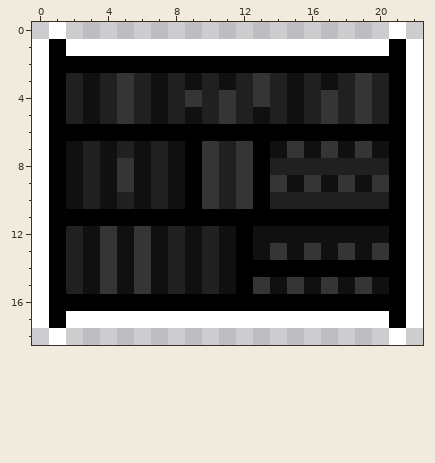
Edited in one commit: pixel-art sprite (game/assets/images/store_cabinet_glow.png). That is the earlier state.
The file is 23x19 pixels.
Once edited:
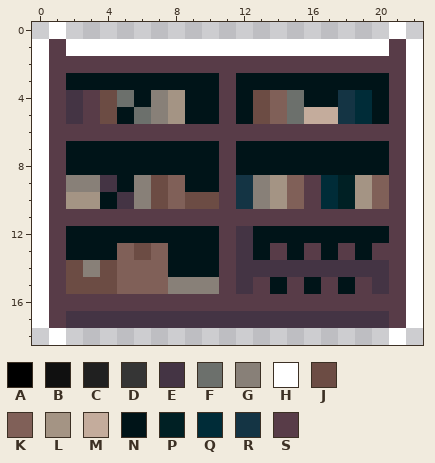
Palette (. is transparent): A #000000  B #101010  C #202020  D #353535  E #443444  F #6c706c  G #888078  H #ffffff  J #6c4c44  K #806058  L #a49484  M #c4ac9c  N #001418  P #002024  Q #002c38  R #143444  S #583c48
The exact change:
Changed rows in their new state; - is an unchanged pixel.
first column x 1:
 1 S-------------------S
 2 SSSSSSSSSSSSSSSSSSSSS
 3 SNNNNNNNNNSNNNNNNNNNS
 4 SESJFNGLNNSNJKFNNRQNS
 5 SESJNFGLNNSNJKFMMRQNS
 6 SSSSSSSSSSSSSSSSSSSSS
 7 SNNNNNNNNNSNNNNNNNNNS
 8 SNNNNNNNNNSNNNNNNNNNS
 9 SGGENGJKNNSRGLKSQPLKS
10 SLLNEGJKJJSRGLKSQPLKS
11 SSSSSSSSSSSSSSSSSSSSS
12 SNNNNNNNNNSENNNNNNNNS
13 SNNNKJKNNNSENSNSNSNSS
14 SJGJKKKNNNSEEEEEEEEES
15 SJJJKKKGGGSESNSNSNSES
16 SSSSSSSSSSSSSSSSSSSSS
17 SEEEEEEEEEEEEEEEEEEES
